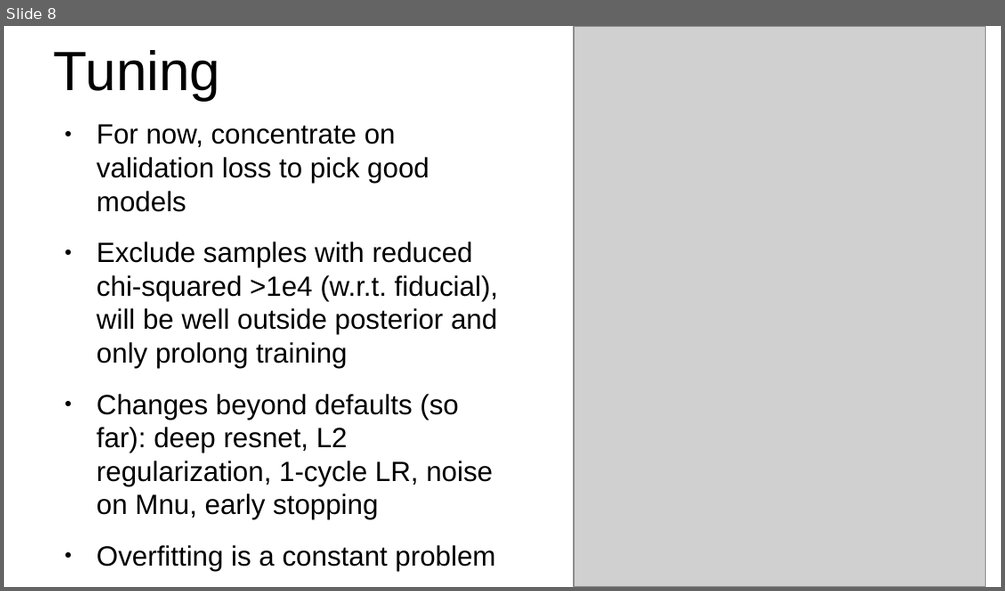
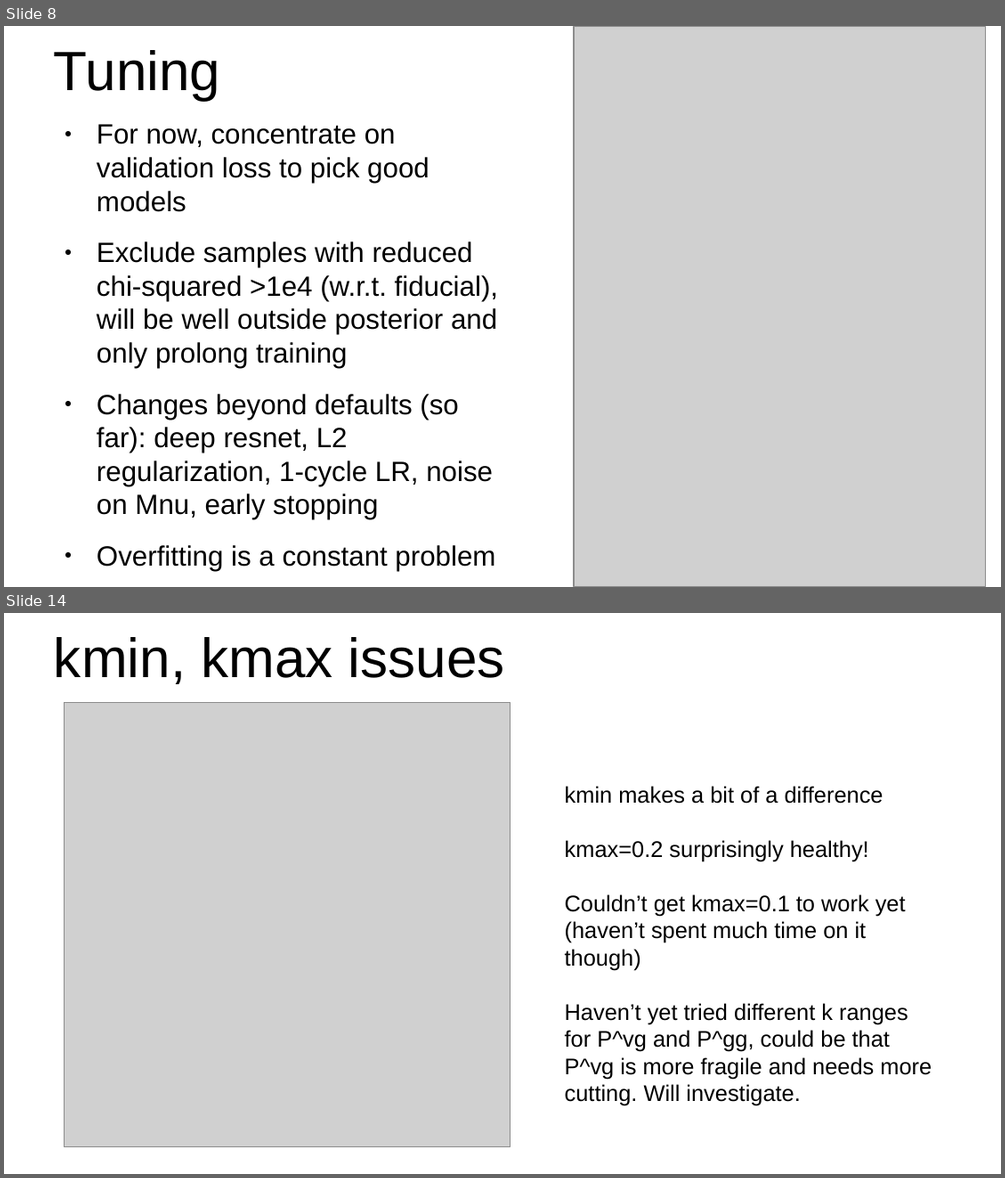
Before and after one commit to leanderthiele/nuvoid_production, a slide deck: presentation_020923.odp. Shown one above the other, each under a label of ours: slide 8 before the commit, slides 8 and 14 after it; the slides between them are not shown. The pictures are 1005x591 and 1005x1178 pixels, drawn with LibreOffice and Linux fonts; fonts in the diff are those of the drawing; grey boxes stand for pictures. Boxes give left, top, right and bottom in pixels: in the first picture for what was removed or moved away, otherwise in the second. Text is boxed around its words. In the diff, an @@ line names an element or a change of style, - is before the commit and + after.

```diff
--- a/presentation_020923.odp
+++ b/presentation_020923.odp
@@ slide 14 added at (x1=4, y1=613, x2=1001, y2=1174), background #FFFFFF @@
@@ title added at (x1=54, y1=637, x2=505, y2=684), 44 pt, text #000000 @@
+kmin, kmax issues
@@ picture added at (x1=64, y1=703, x2=510, y2=1147) @@
@@ text added at (x1=565, y1=786, x2=931, y2=1101), 18 pt, text #000000 @@
+kmin makes a bit of a difference
+kmax=0.2 surprisingly healthy!
+Couldn’t get kmax=0.1 to work yet (haven’t spent much time on it though)
+Haven’t yet tried different k ranges for P^vg and P^gg, could be that P^vg is more fragile and needs more cutting. Will investigate.
```
Also in this commit, not shown: 3 slides changed, 4 other slides added, 4 slides removed, 1 other file.
